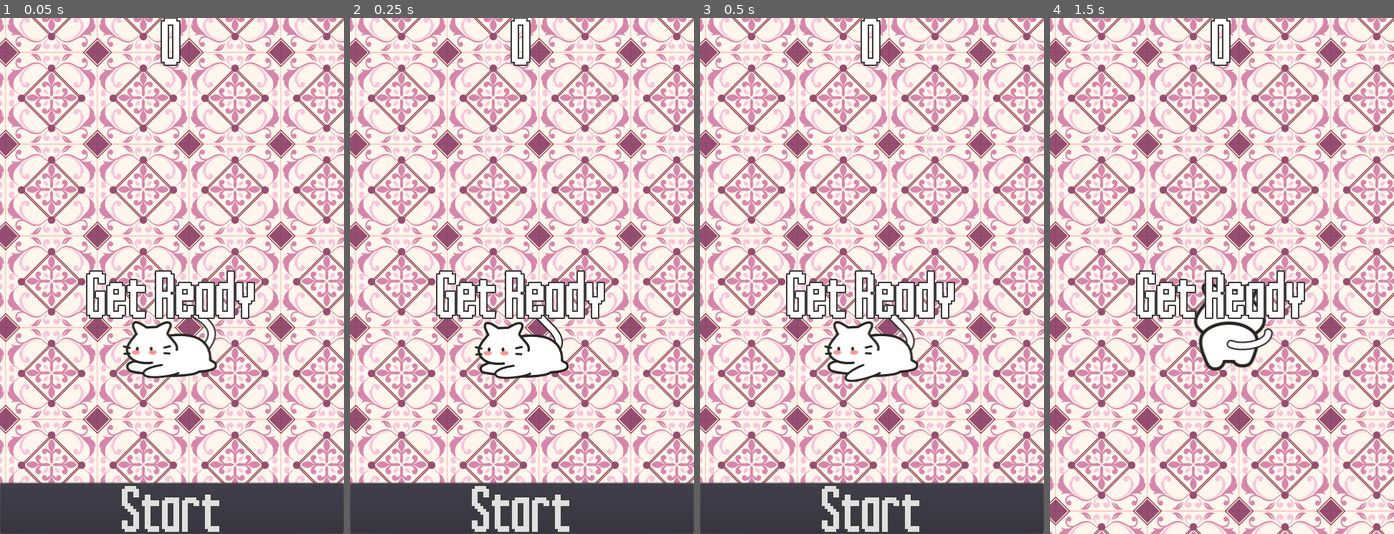
Above: before the commit, frames 1-4 (left to right).
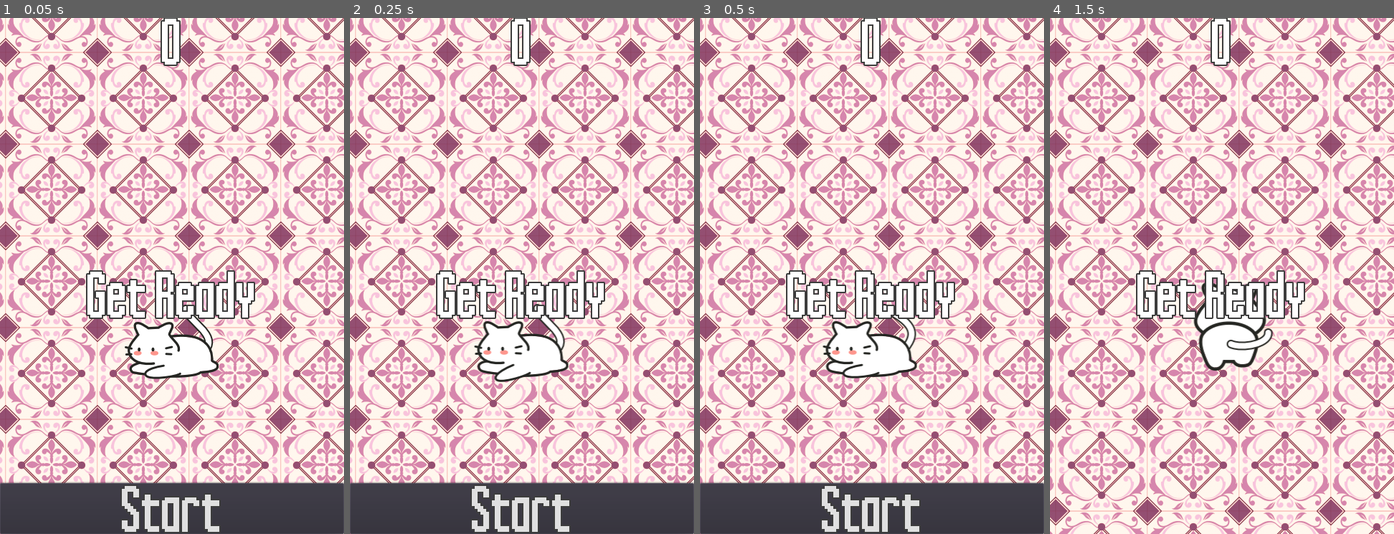
Above: after the commit, the same moments.

Repository: nikolai-in/CatchAllYarn
Game: Godot game, scene res://Main.tscn
The game is run twice, just before and just after one commit, with the same random seed, the same clock (stepped at 60 frames per second) and the same inputs.
Inputs (mouse positions are in pixels of both pictures, inside the frame that each line leads up to):
- Up to frame 1 (0.05 s): no input
- Up to frame 2 (0.25 s): no input
- Up to frame 3 (0.5 s): no input
- Up to frame 4 (1.5 s): click "Start" at 0.5 s; move the mouse to (1297, 250) at 1.27 s; click (1297, 250) at 1.42 s

The runs differ from the first frame. In frame 1, 0.9% of the frame differs, in the area x 35-64%, y 55-70%; in frame 2, 0.7%; in frame 3, 0.8%; in frame 4, nothing differs.

Commit message:
:green_heart: Update godot, fix ci and exports

Diff:
--- a/Player.tscn
+++ b/Player.tscn
@@ -18,14 +18,14 @@
 "name": "up",
 "speed": 5.0
 }, {
+"frames": [ ExtResource( 5 ), ExtResource( 2 ), ExtResource( 1 ) ],
+"loop": true,
+"name": "walk",
+"speed": 5.0
+}, {
 "frames": [ ExtResource( 7 ), ExtResource( 8 ), ExtResource( 9 ) ],
 "loop": true,
 "name": "down",
-"speed": 5.0
-}, {
-"frames": [ ExtResource( 5 ), ExtResource( 2 ), ExtResource( 1 ) ],
-"loop": true,
-"name": "walk",
 "speed": 5.0
 } ]
 
@@ -41,7 +41,7 @@
 [node name="AnimatedSprite" type="AnimatedSprite" parent="."]
 frames = SubResource( 1 )
 animation = "walk"
-frame = 1
+frame = 2
 playing = true
 
 [node name="CollisionShape2D" type="CollisionShape2D" parent="."]
--- a/project.godot
+++ b/project.godot
@@ -19,6 +19,7 @@
 
 window/size/width=480
 window/size/height=720
+window/dpi/allow_hidpi=true
 window/handheld/orientation="portrait"
 window/stretch/mode="2d"
 window/stretch/aspect="keep"
Binary file added: assets/art/app-icon-144.png
Not shown, added: assets/art/app-icon-144.png.import
Binary file added: assets/art/app-icon-180.png
Not shown, added: assets/art/app-icon-180.png.import
Binary file added: assets/art/app-icon-512.png
Not shown, added: assets/art/app-icon-512.png.import
Not shown, changed: assets/art/background.png.import
Not shown, changed: assets/art/player_down_1.png.import
Not shown, changed: assets/art/player_down_2.png.import
Not shown, changed: assets/art/player_down_3.png.import
Not shown, changed: assets/art/player_up_1.png.import
Not shown, changed: assets/art/player_up_2.png.import
(and 7 more such lines)
